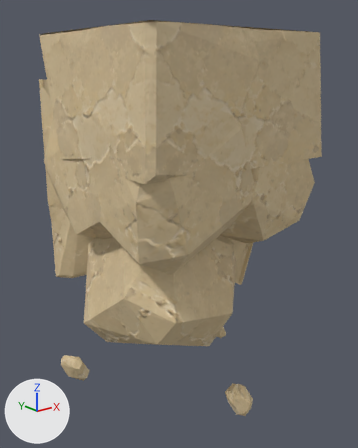
A saved change to the glTF model assets/custom/models/ground_modules/ground_bottom_square_end_03.glb.
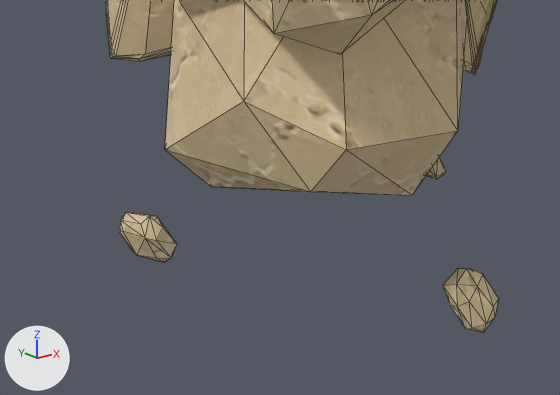
There are two pictures of each version: one whole from a 50 mm camera at (-1.12, -1.57, 0.83) aimed at (0.51, 0.47, 0.01), one close up on the part from 0% to 79% of the width and 55% to 100% of the height. The axes (+X, +Y, +Z) are drawn at lower left. The lights are the same throughout. The first two pictures are the older version. The close-ups show mesh edges as thin lines. Vertices at exactly the same position are counted once.

In view in the first close-up: 'GroundBottomSquareEnd03_Body'.
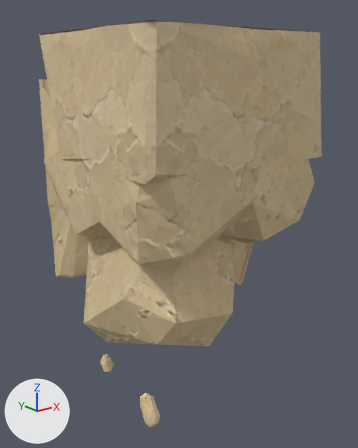
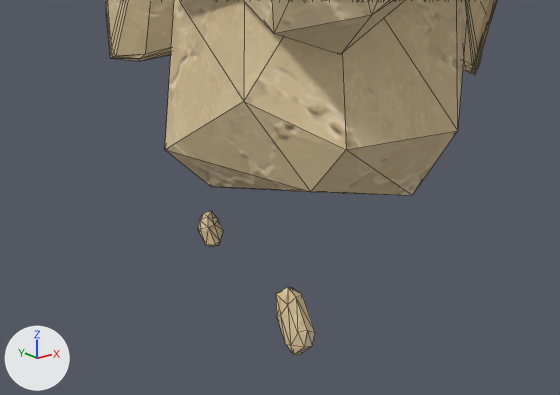
Where the change shows, as pixel boxes (x1, y1, x2, y2) in the close-ups (560 x 395 px; the box of a moved part takes in the faces that stretch with it):
'GroundBottomSquareEnd03_Body', reshaped
    before: (105, 0, 498, 332)
    after: (105, 0, 497, 355)
part 1 of me_groundbottomsquareend03_bodyshouldermesh, moved or reshaped (not visible afterwards)
    before: (120, 212, 176, 263)
part 2 of me_groundbottomsquareend03_bodyshouldermesh, moved or reshaped
    before: (426, 157, 446, 179)
    after: (198, 211, 224, 246)
part 3 of me_groundbottomsquareend03_bodyshouldermesh, moved or reshaped
    before: (443, 268, 498, 332)
    after: (276, 287, 315, 355)

What the commit changed:
me_groundbottomsquareend03_bodyshouldermesh is used by ob_groundbottomsquareend03_body; location (0.0, 0.0, 0.0).
me_groundbottomsquareend03_bodyshouldermesh had 1147 vertices, 2026 faces and spanned x -0.04..1.04, y -0.04..1.0, z -0.99..1.0.
me_groundbottomsquareend03_bodyshouldermesh now has 1147 vertices, 2026 faces and spans x -0.04..1.04, y -0.04..1.0, z -0.94..1.0.
me_groundbottomsquareend03_bodyshouldermesh part 1: the loose piece of 24 vertices spanning x -0.04..0.07, y 0.76..0.96, z -0.99..-0.79 is multiplied about its middle by the matrix ((0.528, 0.614, -0.095), (-0.56, 0.524, 0.275), (0.268, -0.113, 0.761)), then moved by (0.74, 0.0, 0.02).
me_groundbottomsquareend03_bodyshouldermesh part 2: the loose piece of 24 vertices spanning x 0.94..1.04, y 0.58..0.7, z -0.94..-0.81 is turned -31.1 degrees about the z axis through its middle and scaled by 0.831, then moved by (-0.81, 0.13, -0.01).
me_groundbottomsquareend03_bodyshouldermesh part 3: 24 of 1147 vertices moved; they spanned x 0.49..0.64, y -0.04..0.06, z -0.97..-0.79 and now span x 0.04..0.11, y 0.11..0.24, z -0.88..-0.73; mean shift (-0.49, 0.16, 0.07); largest move (0.64, -0.02, -0.89) -> (0.08, 0.11, -0.8).
